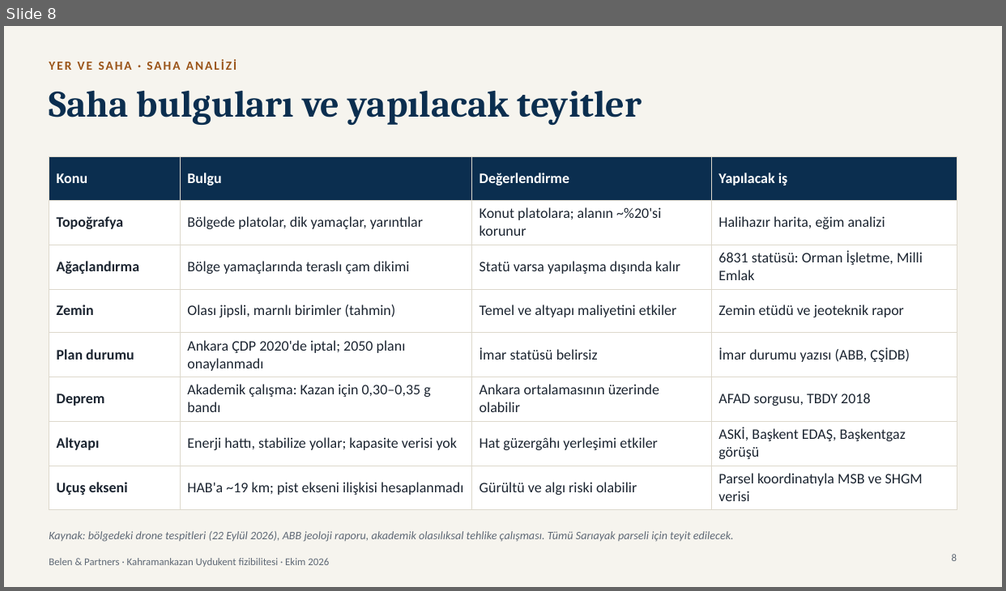
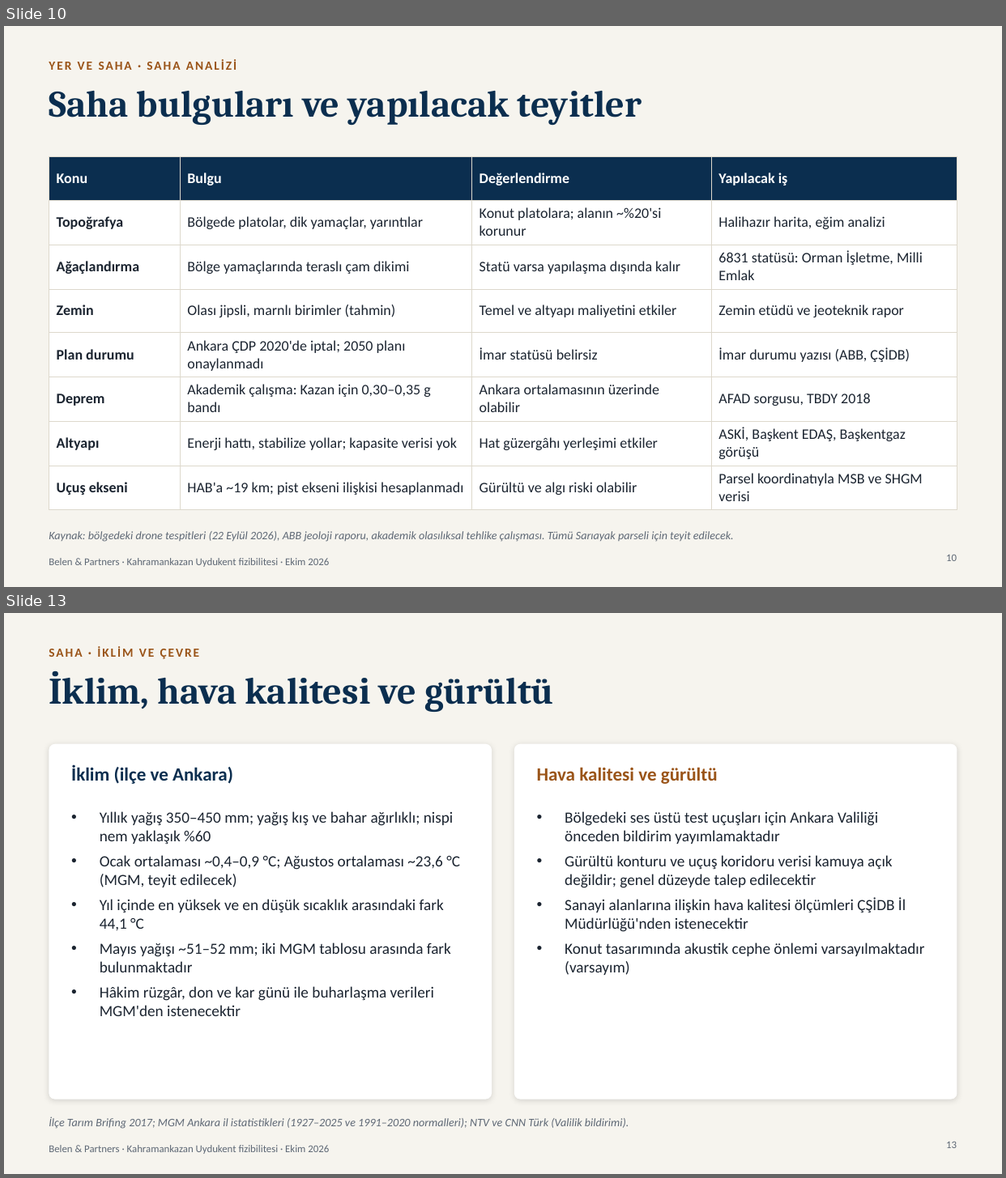
Before and after one commit to modularbelen-del/sunum, a slide deck: reports/Kahramankazan Uydukent sunumu.pptx. Shown one above the other, each under a label of ours: slide 8 before the commit, slides 10 and 13 after it; the slides between them are not shown. The pictures are 1006x591 and 1006x1178 pixels, drawn with LibreOffice and Linux fonts; fonts in the diff are those of the drawing. Boxes give left, top, right and bottom in pixels: in the first picture for what was removed or moved away, otherwise in the second. Text is boxed around its words. In the diff, an @@ line names an element or a change of style, - is before the commit and + after.

```diff
--- a/reports/Kahramankazan Uydukent sunumu.pptx
+++ b/reports/Kahramankazan Uydukent sunumu.pptx
@@ slide 13 added at bbox=[4, 613, 1002, 1174], background #F6F4EE; not listed: 1 template element that a slide beside it also shows @@
@@ text added at bbox=[49, 646, 200, 659], 12 pt, text #9A5418, bold @@
+SAHA · İKLİM VE ÇEVRE
@@ title added at bbox=[49, 671, 554, 712], 36 pt, text #0B2E4F, bold @@
+İklim, hava kalitesi ve gürültü
@@ rounded rectangle added at bbox=[49, 744, 492, 1100], fill #FFFFFF @@
@@ rounded rectangle added at bbox=[514, 744, 957, 1100], fill #FFFFFF @@
@@ text added at bbox=[71, 765, 233, 784], 18 pt, text #0B2E4F, bold @@
+İklim (ilçe ve Ankara)
@@ text added at bbox=[537, 767, 718, 784], 18 pt, text #9A5418, bold @@
+Hava kalitesi ve gürültü
@@ text added at bbox=[100, 811, 460, 1016], 15 pt, text #1B2430 @@
+• Yıllık yağış 350–450 mm; yağış kış ve bahar ağırlıklı; nispi nem yaklaşık %60
+• Ocak ortalaması ~0,4–0,9 °C; Ağustos ortalaması ~23,6 °C (MGM, teyit edilecek)
+• Yıl içinde en yüksek ve en düşük sıcaklık arasındaki fark 44,1 °C
+• Mayıs yağışı ~51–52 mm; iki MGM tablosu arasında fark bulunmaktadır
+• Hâkim rüzgâr, don ve kar günü ile buharlaşma verileri MGM'den istenecektir
@@ text added at bbox=[565, 811, 925, 975], 15 pt, text #1B2430 @@
+• Bölgedeki ses üstü test uçuşları için Ankara Valiliği önceden bildirim yayımlamaktadır
+• Gürültü konturu ve uçuş koridoru verisi kamuya açık değildir; genel düzeyde talep edilecektir
+• Sanayi alanlarına ilişkin hava kalitesi ölçümleri ÇŞİDB İl Müdürlüğü'nden istenecektir
+• Konut tasarımında akustik cephe önlemi varsayılmaktadır (varsayım)
@@ text added at bbox=[49, 1117, 629, 1129], 11 pt, text #5E6875, italic @@
+İlçe Tarım Brifing 2017; MGM Ankara il istatistikleri (1927–2025 ve 1991–2020 normalleri); NTV ve CNN Türk (Valilik bildirimi).
@@ page number added at bbox=[946, 1142, 957, 1148], 10 pt, text #5E6875 @@
+13
@@ what was slide 8 is now slide 10 @@
@@ page number at bbox=[946, 555, 957, 561]: text changed @@
-8
+10
```
Also in this commit, not shown: 5 slides changed, 34 other slides added, 2 other files.
